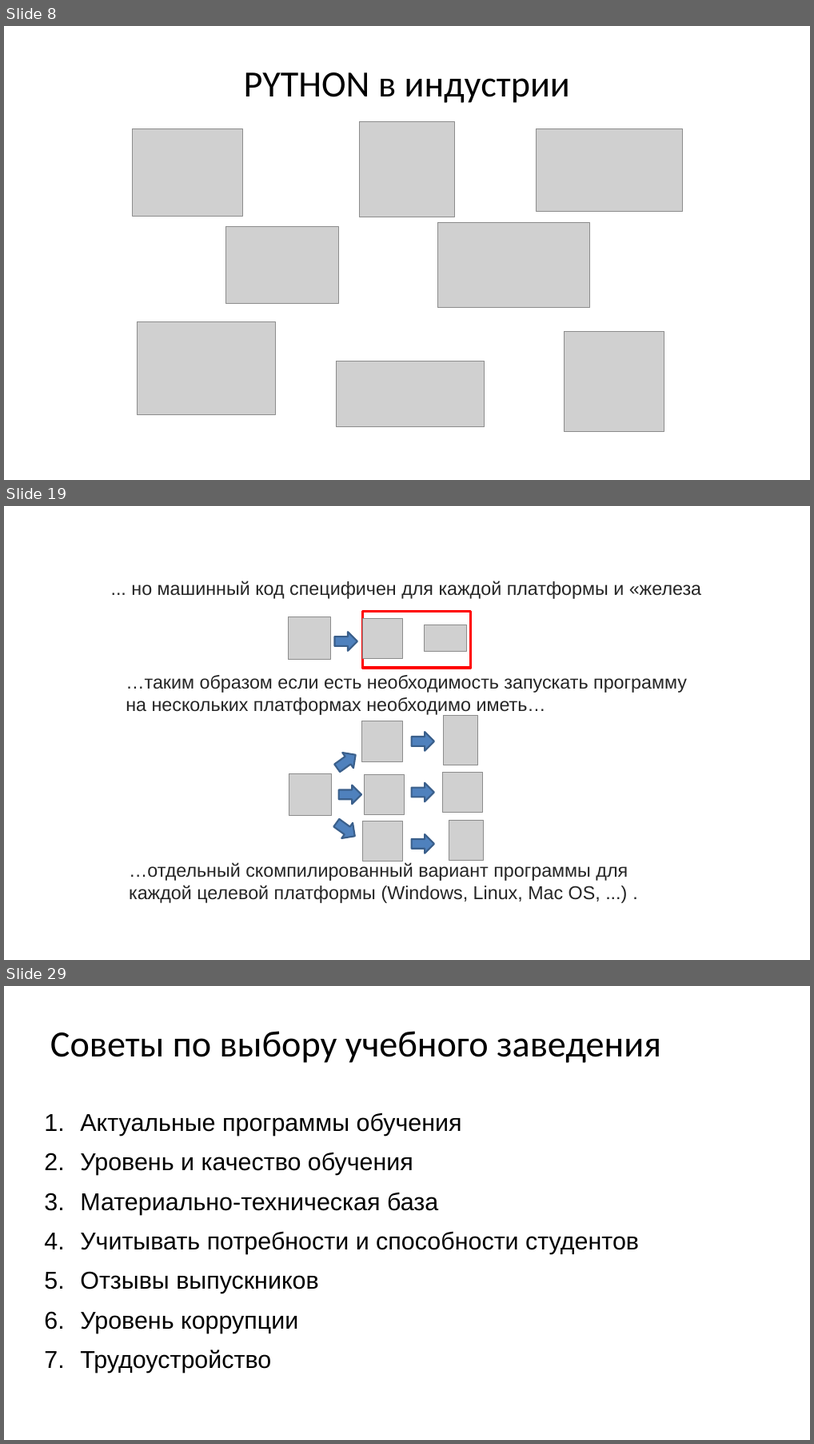
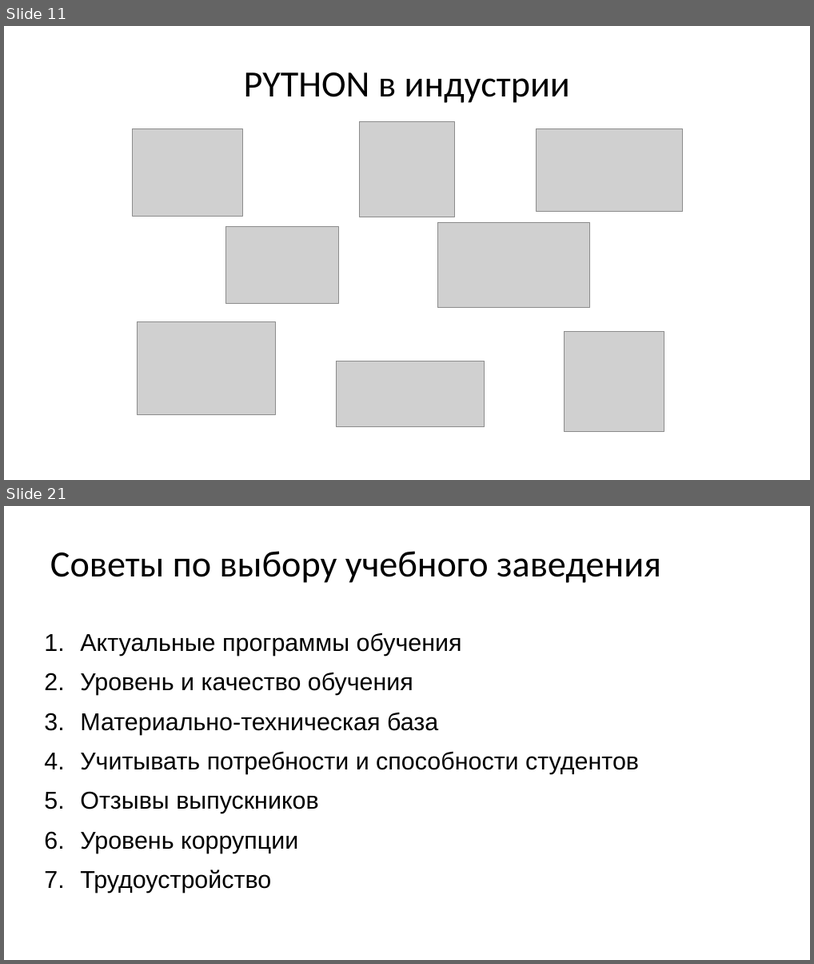
Before and after one commit to maxchv/LearnPython, a slide deck: webminar.pptx. Shown one above the other, each under a label of ours: slides 8, 19 and 29 before the commit, slides 11 and 21 after it; the slides between them are not shown. The pictures are 814x1444 and 814x964 pixels, drawn with LibreOffice and Linux fonts; fonts in the diff are those of the drawing; grey boxes stand for pictures. Boxes give left, top, right and bottom in pixels: in the first picture for what was removed or moved away, otherwise in the second. Text is boxed around its words. In the diff, an @@ line names an element or a change of style, - is before the commit and + after.

```diff
--- a/webminar.pptx
+++ b/webminar.pptx
@@ slide 19 removed at (4,506,810,960), background #FFFFFF @@
@@ text removed at (131,580,702,599) @@
-... но машинный код специфичен для каждой платформы и «железа
@@ picture removed at (288,616,330,659) @@
@@ rectangle removed at (362,612,471,668) @@
@@ picture removed at (362,618,402,658) @@
@@ picture removed at (425,625,466,651) @@
@@ right arrow removed at (335,632,358,651) @@
@@ text removed at (126,675,687,715) @@
-…таким образом если есть необходимость запускать программу на нескольких платформах необходимо иметь…
@@ picture removed at (362,721,402,761) @@
@@ picture removed at (444,716,478,764) @@
@@ right arrow removed at (412,732,434,751) @@
@@ right arrow removed at (332,747,362,776) @@
@@ picture removed at (290,773,332,816) @@
@@ right arrow removed at (339,785,362,804) @@
@@ picture removed at (365,775,405,815) @@
@@ right arrow removed at (412,783,434,801) @@
@@ picture removed at (442,772,483,812) @@
@@ right arrow removed at (331,815,361,844) @@
@@ picture removed at (362,820,402,860) @@
@@ right arrow removed at (412,834,434,852) @@
@@ picture removed at (450,820,484,860) @@
@@ text removed at (129,862,628,903) @@
-…отдельный скомпилированный вариант программы для каждой целевой платформы (Windows, Linux, Mac OS, ...) .
@@ what was slide 8 is now slide 11 @@
@@ what was slide 29 is now slide 21 @@
```
Also in this commit, not shown: 13 slides changed, 4 slides added, 11 other slides removed.
